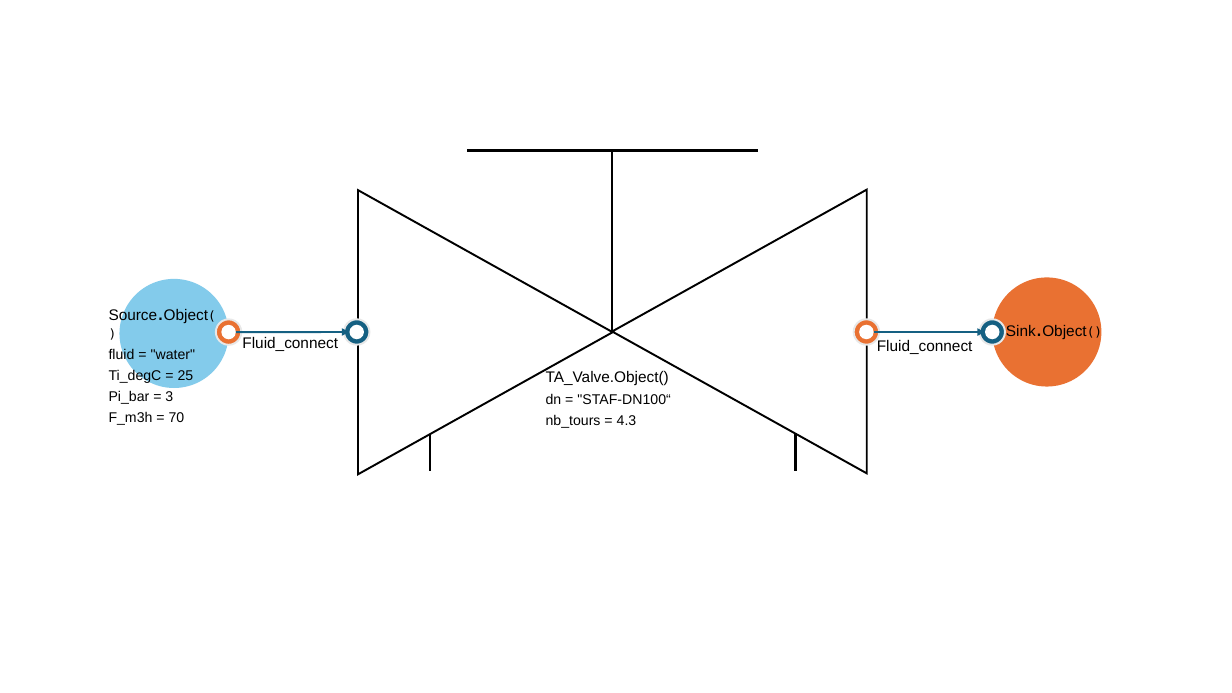
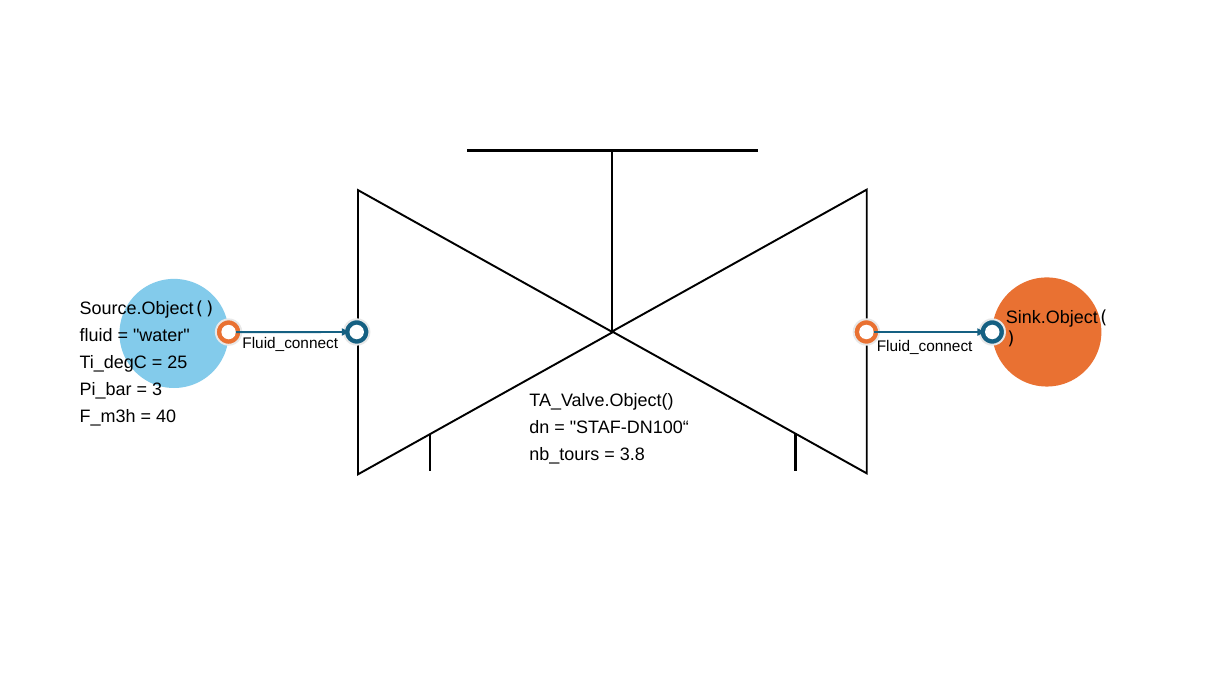
Before and after one commit to ZoheirHADID/EnergySystemModels-fr, a slide deck: slide 5 of Examples.pptx. Drawn at 1232x693 pixels with LibreOffice and Linux fonts; fonts in the diff are those of the drawing. Boxes give left, top, right and bottom in pixels: in the first picture for what was removed or moved away, otherwise in the second. Text is boxed around its words. In the diff, an @@ line names an element or a change of style, - is before the commit and + after.

```diff
--- a/Examples.pptx
+++ b/Examples.pptx
@@ text "Source.Object()": place and size @@
-text "Source.Object()" at <box>109,308,208,425</box>
+text "Source.Object()" at <box>80,301,216,426</box>
@@ text at <box>80,301,216,399</box>: size 12 to 14 pt, size 18 to 14 pt, size 10 to 14 pt in "Source.Object()"; size 11 to 14 pt in "fluid = "water"", "Ti_degC = 25", "Pi_bar = 3" @@
@@ text "Sink.Object()" at <box>1006,309,1109,327</box>: size 12 to 14 pt, size 18 to 14 pt, size 10 to 14 pt in "Sink.Object()" @@
@@ text "TA_Valve.Object()": place and size @@
-text "TA_Valve.Object()" at <box>546,370,671,428</box>
+text "TA_Valve.Object()" at <box>529,393,689,464</box>
@@ text at <box>80,409,176,426</box>: text changed; size 11 to 14 pt @@
-F_m3h = 70
+F_m3h = 40
@@ text at <box>529,393,689,433</box>: size 12 to 14 pt in "TA_Valve.Object()"; size 11 to 14 pt in "dn = "STAF-DN100“" @@
@@ text at <box>529,447,645,464</box>: text changed; size 11 to 14 pt @@
-nb_tours = 4.3
+nb_tours = 3.8
```
Also in this commit, not shown: 1 other file.
